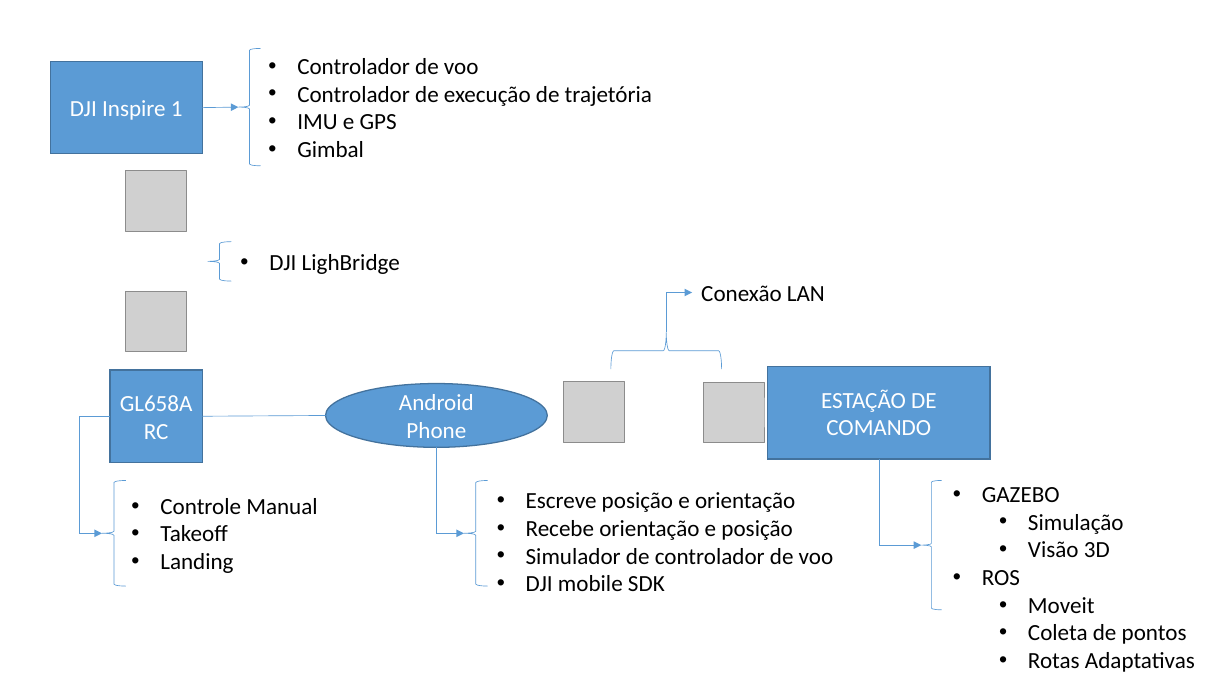
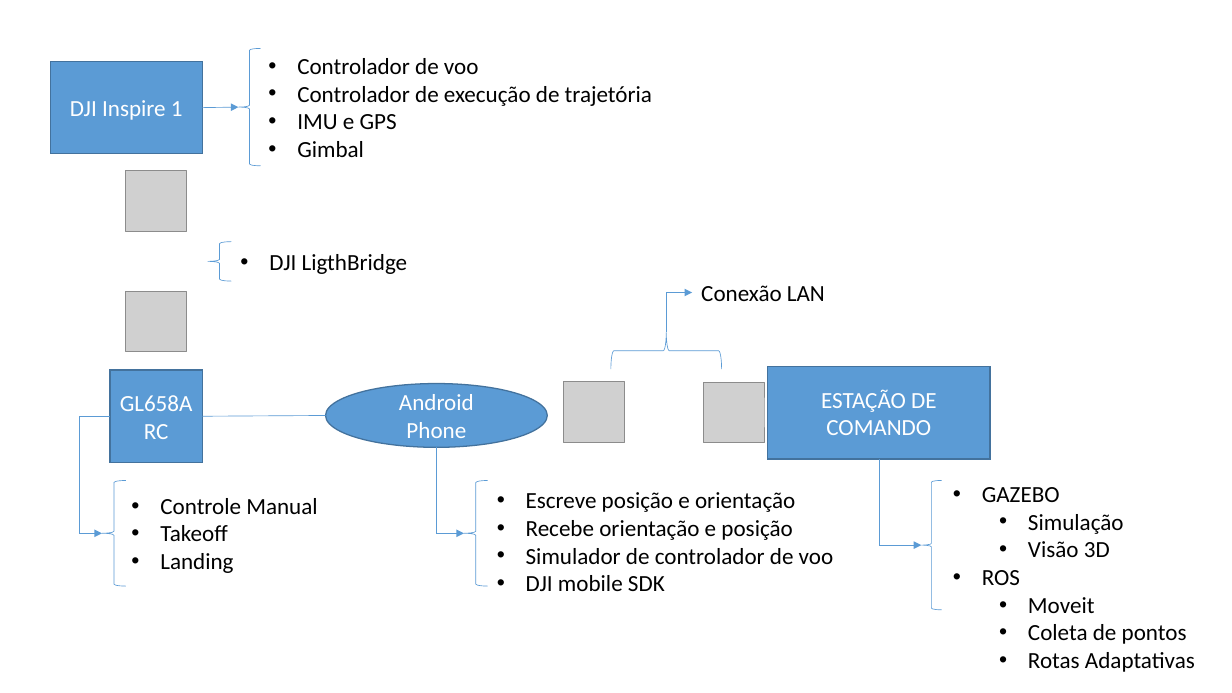
Before and after one commit to matheuskraemer/pfc, a slide deck: slide 1 of doc/diagramas/tecnologias/Conceitual.pptx. Drawn at 1232x693 pixels with LibreOffice and Linux fonts; fonts in the diff are those of the drawing; grey boxes stand for pictures. Boxes give left, top, right and bottom in pixels: in the first picture for what was removed or moved away, otherwise in the second. Text is boxed around its words. In the diff, an @@ line names an element or a change of style, - is before the commit and + after.

```diff
--- a/doc/diagramas/tecnologias/Conceitual.pptx
+++ b/doc/diagramas/tecnologias/Conceitual.pptx
@@ text at [269,254,407,274]: text changed @@
-• DJI LighBridge
+• DJI LigthBridge
```
Also in this commit, not shown: 6 other files.
